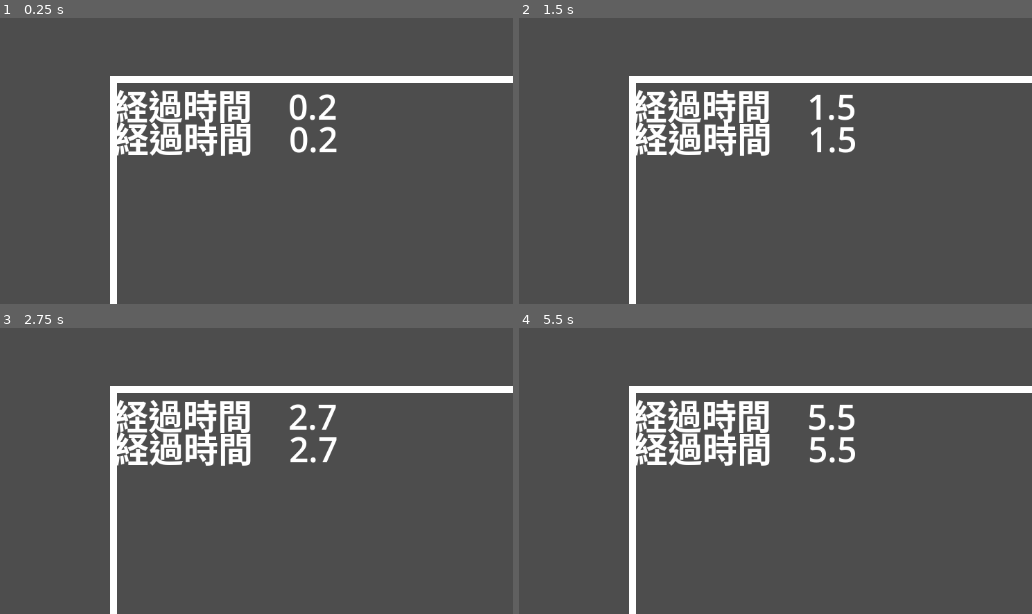
Above: before the commit, frames 1-4 (two rows, left to right).
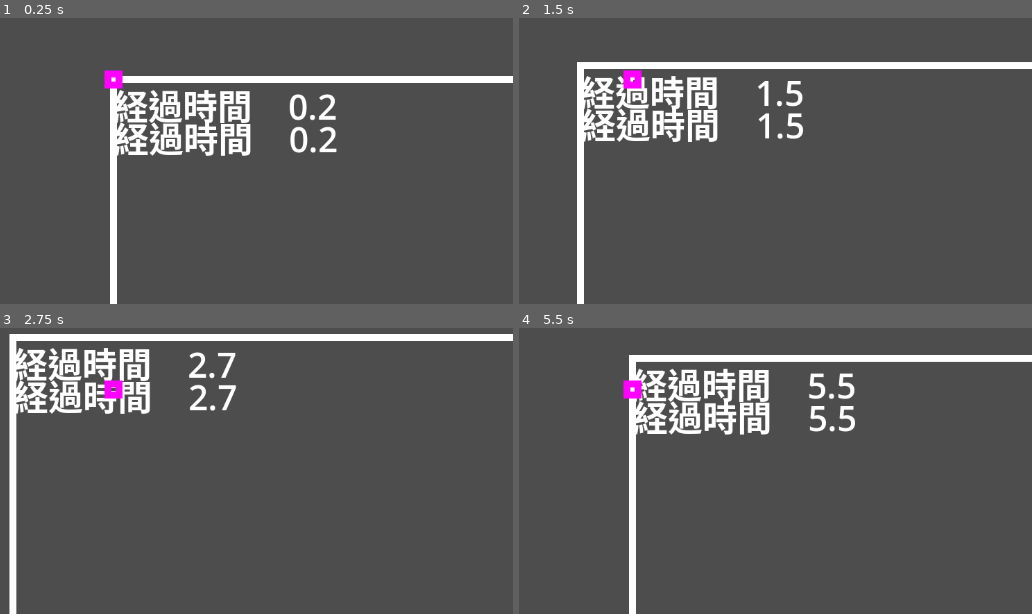
Above: after the commit, the same moments.

Repository: WOCae/L002
Game: Godot game, scene res://main.tscn
Two runs of this game, one before a commit and one after it. Both use one fixed random seed, a clock stepped at 60 frames per second and the inputs below.
Inputs:
- Up to frame 1 (0.25 s): no input
- Up to frame 2 (1.5 s): hold Right (ui_right) 0.53-1.28 s; tap Space (ui_select) at 0.77 s; hold Down (ui_down) from 1.28 s (still down)
- Up to frame 3 (2.75 s): tap Space (ui_select) at 1.52 s; release Down (ui_down) at 2.03 s; hold Right (ui_right) from 2.03 s (still down)
- Up to frame 4 (5.5 s): release Right (ui_right) at 2.78 s; hold Up (ui_up) 2.78-3.53 s; tap Space (ui_select) at 3.02, 3.77, 4.52 s; hold Left (ui_left) 3.53-5.03 s; hold Down (ui_down) from 5.03 s (still down)

The runs differ from the first frame. In frame 1, 0.2% of the frame differs, in the area x 20-24%, y 18-25%; in frame 2, 12%; in frame 3, 15%, in the area x 1-100%, y 2-100%; in frame 4, 9.5%.
Error before the commit: Invalid assignment of property or key 'offset' with value of type 'Vector2' on a base object of type 'null instance'. (res://main.gd:43)

Commit message:
Update main.tscn

Diff:
--- a/main.tscn
+++ b/main.tscn
@@ -1,7 +1,9 @@
-[gd_scene load_steps=3 format=3 uid="uid://cg77odbj23jwj"]
+[gd_scene load_steps=4 format=3 uid="uid://cg77odbj23jwj"]
 
 [ext_resource type="Script" path="res://main.gd" id="1_t5ofp"]
 [ext_resource type="PackedScene" uid="uid://df7ea2sq3lb60" path="res://FileRW.tscn" id="2_7ak34"]
+
+[sub_resource type="RectangleShape2D" id="RectangleShape2D_ak33q"]
 
 [node name="main" type="Node2D"]
 script = ExtResource("1_t5ofp")
@@ -18,10 +20,20 @@
 offset_bottom = 70.0
 theme_override_font_sizes/font_size = 50
 
-[node name="Camera2D" type="Camera2D" parent="."]
-
 [node name="FileRW" parent="." instance=ExtResource("2_7ak34")]
 
 [node name="Line2D" type="Line2D" parent="."]
 points = PackedVector2Array(0, 0, 1152, 0, 1152, 648, 0, 648)
 closed = true
+
+[node name="Player" type="Area2D" parent="."]
+
+[node name="CollisionShape2D" type="CollisionShape2D" parent="Player"]
+shape = SubResource("RectangleShape2D_ak33q")
+
+[node name="Line2D" type="Line2D" parent="Player"]
+points = PackedVector2Array(-8, 8, 8, 8, 8, -8, -8, -8)
+closed = true
+default_color = Color(1, 0, 1, 1)
+
+[node name="Camera2D" type="Camera2D" parent="Player"]
